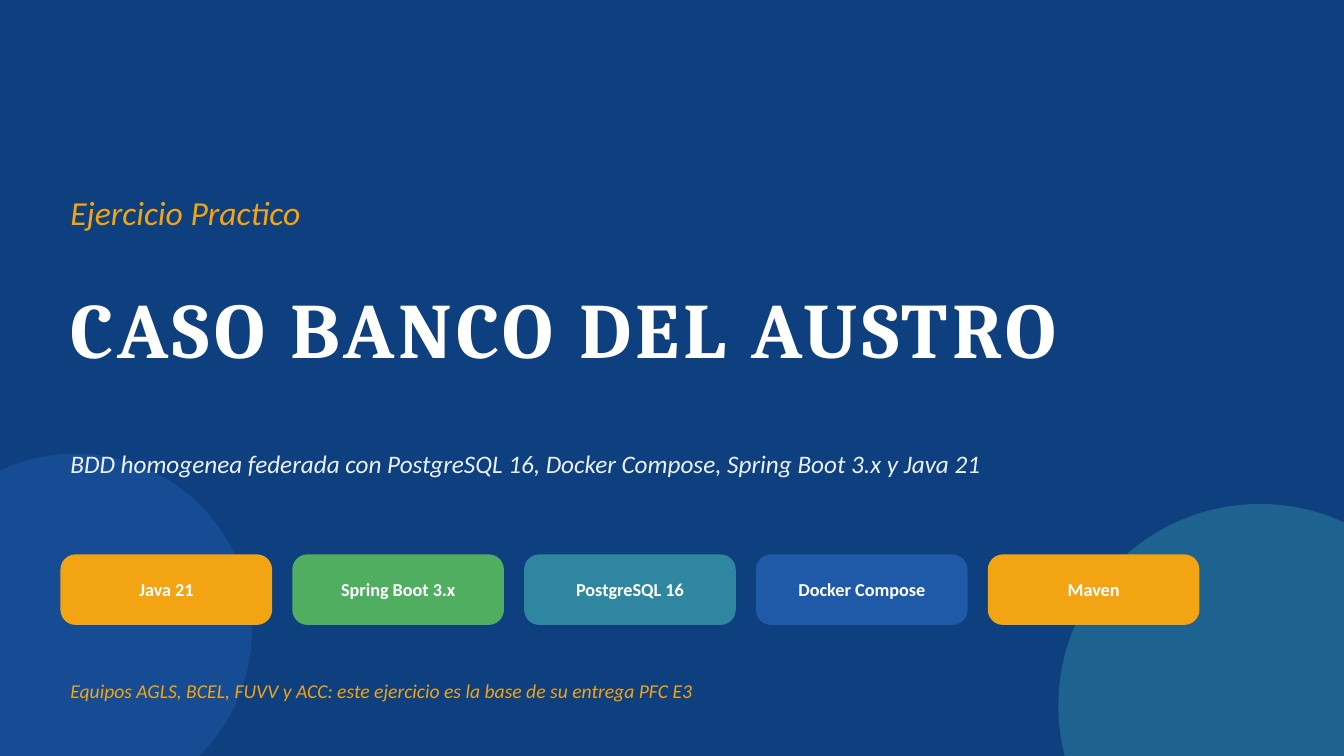
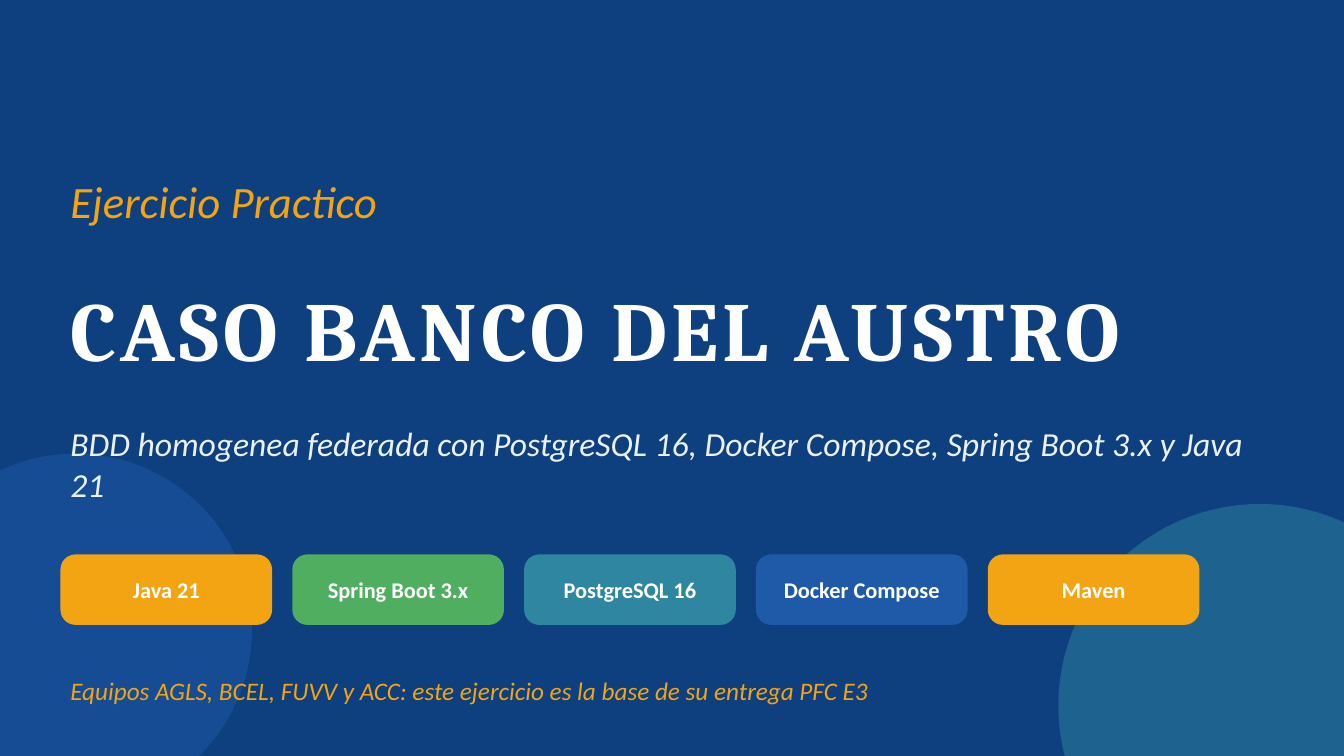
Before and after one commit to gleiston-guerrero/Asignaturas, a slide deck: slide 33 of AplicacionesDistribuidas/Material de clases/BDD_Presentacion.pptx. Drawn at 1344x756 pixels with LibreOffice and Linux fonts; fonts in the diff are those of the drawing. Boxes give left, top, right and bottom in pixels: in the first picture for what was removed or moved away, otherwise in the second. Text is boxed around its words. In the diff, an @@ line names an element or a change of style, - is before the commit and + after.

```diff
--- a/AplicacionesDistribuidas/Material de clases/BDD_Presentacion.pptx
+++ b/AplicacionesDistribuidas/Material de clases/BDD_Presentacion.pptx
@@ text "Ejercicio Practico": place and size @@
-text "Ejercicio Practico" at (70,202,301,231)
+text "Ejercicio Practico" at (70,187,377,226)
@@ text "Ejercicio Practico" at (70,187,377,226): size 24 to 32 pt @@
@@ text "CASO BANCO DEL AUSTRO" at (70,304,1120,362): size 56 to 60 pt @@
@@ text "BDD homogenea federada con PostgreSQL ..." at (70,432,1242,497): size 18 to 24 pt @@
@@ size 13 to 16 pt in 5 elements at (133,583,200,598), (328,582,469,602), (564,582,696,602), (784,582,940,602), (1062,583,1126,598) @@
@@ text "Equipos AGLS, BCEL, FUVV y ..." at (70,682,868,705): size 14 to 18 pt @@
```
Also in this commit, not shown: 17 other slides changed.
